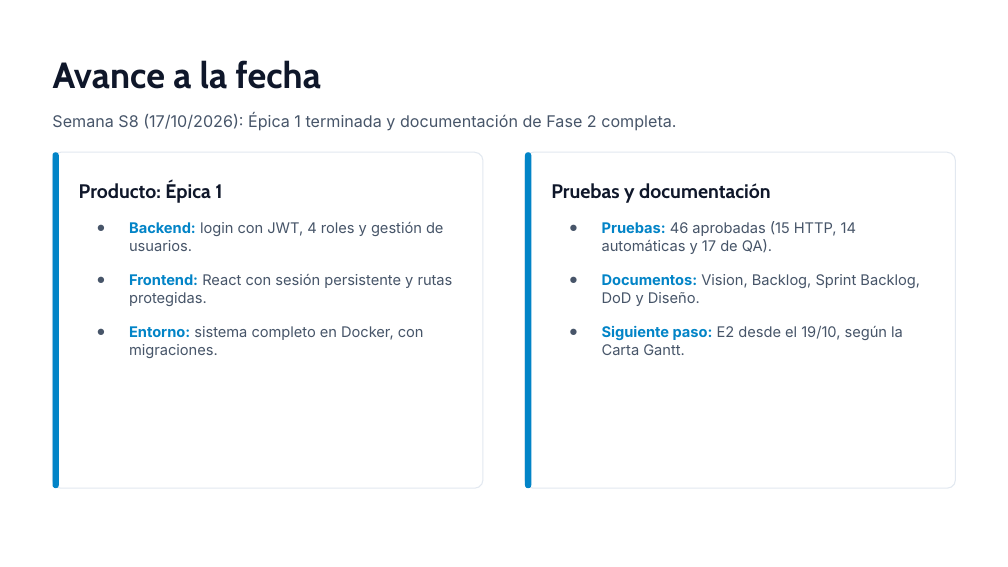
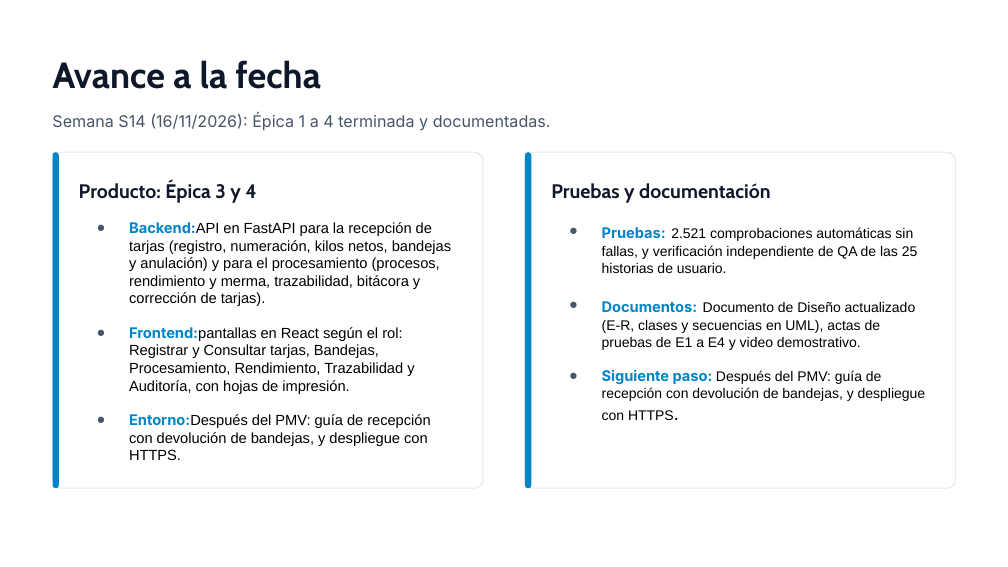
Before and after one commit to Alejandroduoc/A2D_SM, a slide deck: slide 7 of Fase 2/Evidencias Grupales/Presentacion Proyecto Fase 2.pptx. Drawn at 1008x567 pixels with LibreOffice and Linux fonts; fonts in the diff are those of the drawing. Boxes give left, top, right and bottom in pixels: in the first picture for what was removed or moved away, otherwise in the second. Text is boxed around its words. In the diff, an @@ line names an element or a change of style, - is before the commit and + after.

Commit message:
Se deja solo la ppt fase 2 que corresponde a la fecha

```diff
--- a/Fase 2/Evidencias Grupales/Presentacion Proyecto Fase 2.pptx
+++ b/Fase 2/Evidencias Grupales/Presentacion Proyecto Fase 2.pptx
@@ text at (x1=52, y1=113, x2=551, y2=131): text changed @@
-Semana S8 (17/10/2026): Épica 1 terminada y documentación de Fase 2 completa.
+Semana S14 (16/11/2026): Épica 1 a 4 terminada y documentadas.
@@ text at (x1=79, y1=181, x2=451, y2=460): text changed; font Inter to Arial; text colour #475569 to #000000 @@
-Producto: Épica 1
-● Backend: login con JWT, 4 roles y gestión de usuarios.
-● Frontend: React con sesión persistente y rutas protegidas.
-● Entorno: sistema completo en Docker, con migraciones.
+Producto: Épica 3 y 4
+● Backend:API en FastAPI para la recepción de tarjas (registro, numeración, kilos netos, bandejas y anulación) y para el procesamiento (procesos, rendimiento y merma, trazabilidad, bitácora y corrección de tarjas).
+● Frontend:pantallas en React según el rol: Registrar y Consultar tarjas, Bandejas, Procesamiento, Rendimiento, Trazabilidad y Auditoría, con hojas de impresión.
+● Entorno:Después del PMV: guía de recepción con devolución de bandejas, y despliegue con HTTPS.
@@ text at (x1=602, y1=227, x2=926, y2=420): text changed; size 10.5 to 10 pt; font Inter to Arial; text colour #475569 to #000000 @@
-● Pruebas: 46 aprobadas (15 HTTP, 14 automáticas y 17 de QA).
-● Documentos: Vision, Backlog, Sprint Backlog, DoD y Diseño.
-● Siguiente paso: E2 desde el 19/10, según la Carta Gantt.
+● Pruebas: 2.521 comprobaciones automáticas sin fallas, y verificación independiente de QA de las 25 historias de usuario.
+● Documentos: Documento de Diseño actualizado (E-R, clases y secuencias en UML), actas de pruebas de E1 a E4 y video demostrativo.
+● Siguiente paso: Después del PMV: guía de recepción con devolución de bandejas, y despliegue con HTTPS.
```
Also in this commit, not shown: 2 other slides changed, 1 other file.
